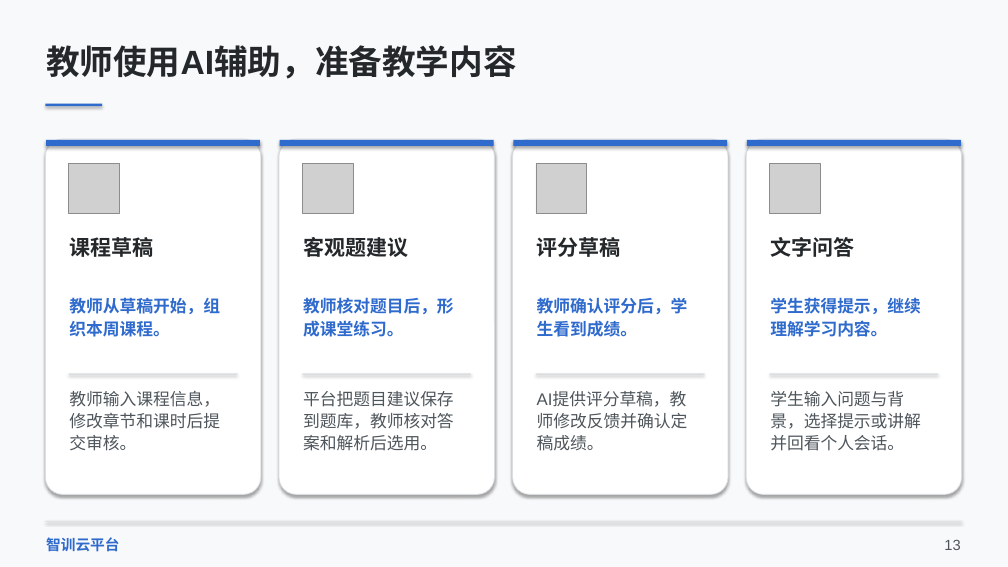
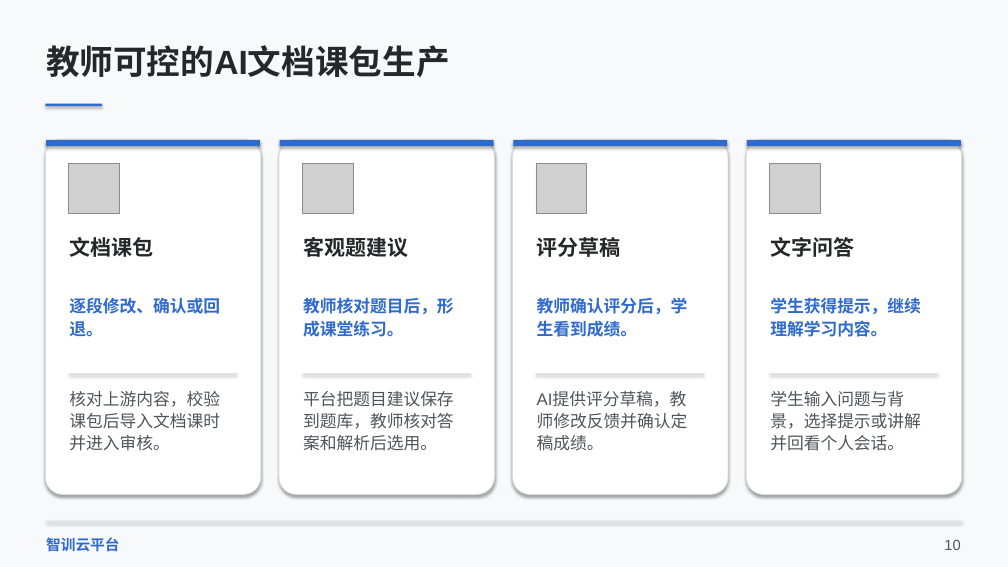
Before and after one commit to throwOctober/zhixun-cloud-showcase, a slide deck: slide 10 of project-overview.pptx. Drawn at 1008x567 pixels with LibreOffice and Linux fonts; fonts in the diff are those of the drawing; grey boxes stand for pictures. Boxes give left, top, right and bottom in pixels: in the first picture for what was removed or moved away, otherwise in the second. Text is boxed around its words. In the diff, an @@ line names an element or a change of style, - is before the commit and + after.

```diff
--- a/project-overview.pptx
+++ b/project-overview.pptx
@@ text at [46, 45, 450, 77]: text changed @@
-教师使用AI辅助，准备教学内容
+教师可控的AI文档课包生产
@@ text at [69, 237, 153, 257]: text changed @@
-课程草稿
+文档课包
@@ text at [69, 297, 220, 337]: text changed @@
-教师从草稿开始，组
-织本周课程。
+逐段修改、确认或回退。
@@ text at [69, 391, 220, 451]: text changed @@
-教师输入课程信息，
-修改章节和课时后提
-交审核。
+核对上游内容，校验课包后导入文档课时并进入审核。
@@ text at [944, 539, 960, 550]: text changed @@
-13
+10
```
Also in this commit, not shown: 16 other slides changed, 1 slide added, 1 slide removed, 3 other files.
